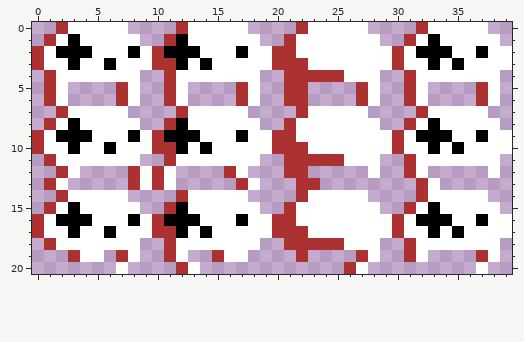
Pixel-art file, stored at Assets/Images/Player/player.aseprite. Above: the version before the commit.
40x21 pixels, 1 frame.
After:
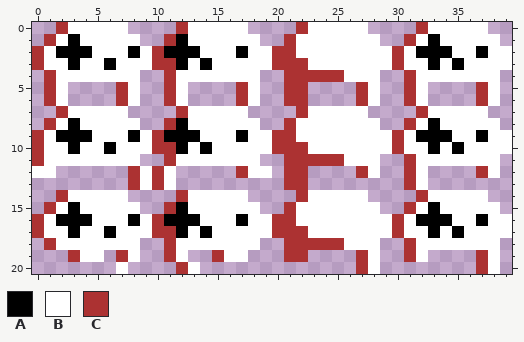
Palette (. is transparent): A #000000  B #ffffff  C #ac3232
Author's note on the commit: full animation set for player
From old to new:
{"y":11,"x":0,"old":".C","new":"CB"}
{"y":12,"x":0,"old":"..CB","new":"BB.."}
{"y":12,"x":16,"old":"CB..","new":".CBB"}
{"y":12,"x":27,"old":".","new":"C"}
{"y":12,"x":37,"old":".","new":"C"}
{"y":13,"x":1,"old":"CB","new":".."}
{"y":13,"x":17,"old":"CB","new":".."}
{"y":13,"x":21,"old":".","new":"C"}
{"y":13,"x":23,"old":"C","new":"."}
{"y":13,"x":31,"old":".CB","new":"CB."}
{"y":19,"x":21,"old":".","new":"C"}
{"y":20,"x":26,"old":"CB.","new":".CB"}
{"y":20,"x":37,"old":"B.","new":"CB"}
{"label":"changed","picture_box":[32,154,80,190]}
{"label":"changed","picture_box":[224,166,320,190]}
{"label":"changed","picture_box":[356,166,488,190]}
{"label":"changed","picture_box":[284,250,380,274]}
{"label":"changed","picture_box":[476,262,500,274]}
